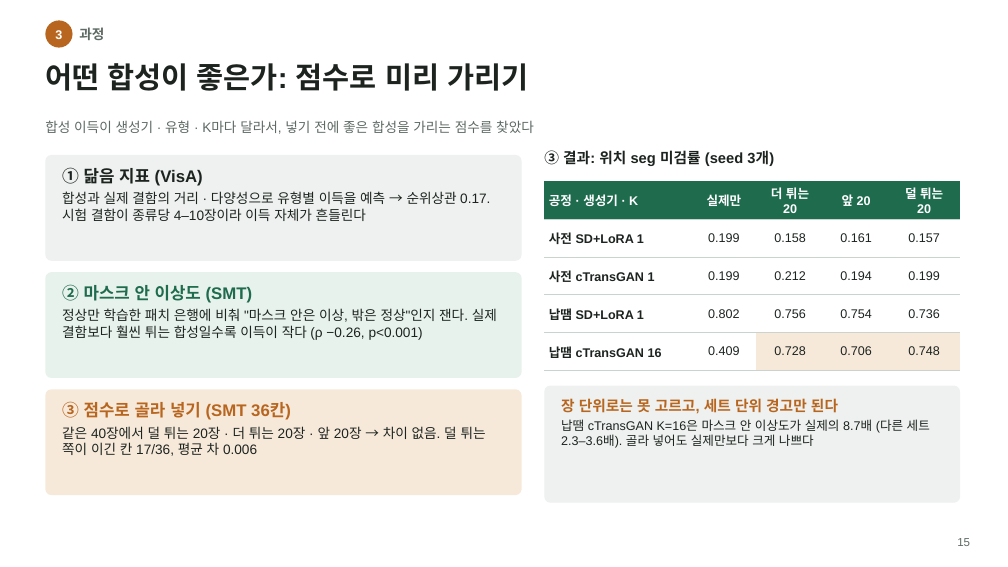
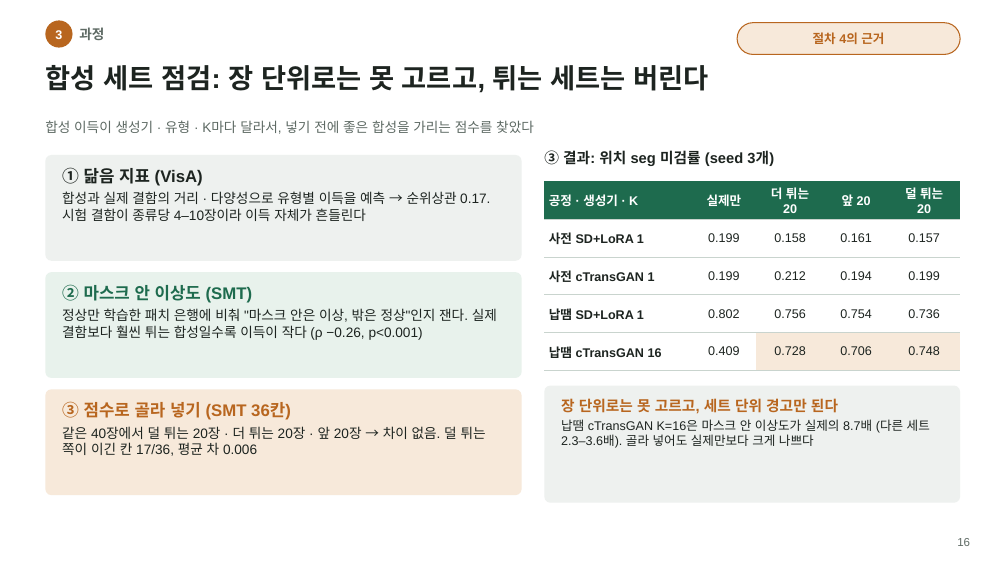
Before and after one commit to Junho-YEO-maker/26_2_DeepLearning, a slide deck: slide 16 of PCB_AD_presentation.pptx (slide 15 before the commit). Drawn at 1008x567 pixels with LibreOffice and Linux fonts; fonts in the diff are those of the drawing. Boxes give left, top, right and bottom in pixels: in the first picture for what was removed or moved away, otherwise in the second. Text is boxed around its words. In the diff, an @@ line names an element or a change of style, - is before the commit and + after.

```diff
--- a/PCB_AD_presentation.pptx
+++ b/PCB_AD_presentation.pptx
@@ rounded rectangle added at (737, 23, 960, 54), fill #F7E9DA, outline #B8661F 1 pt, 12 pt, text #B8661F, bold @@
+절차 4의 근거
@@ title at (45, 65, 709, 93): text changed; size 28 to 26 pt @@
-어떤 합성이 좋은가: 점수로 미리 가리기
+합성 세트 점검: 장 단위로는 못 고르고, 튀는 세트는 버린다
```
Also in this commit, not shown: 25 other slides changed, 2 slides added, 2 other files.
